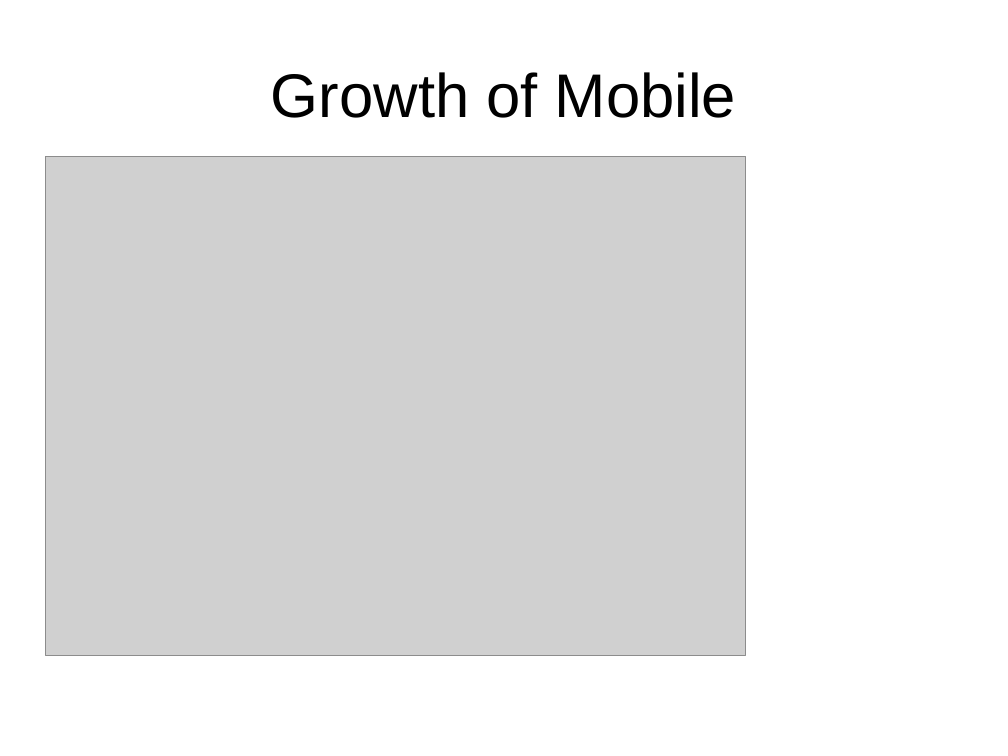
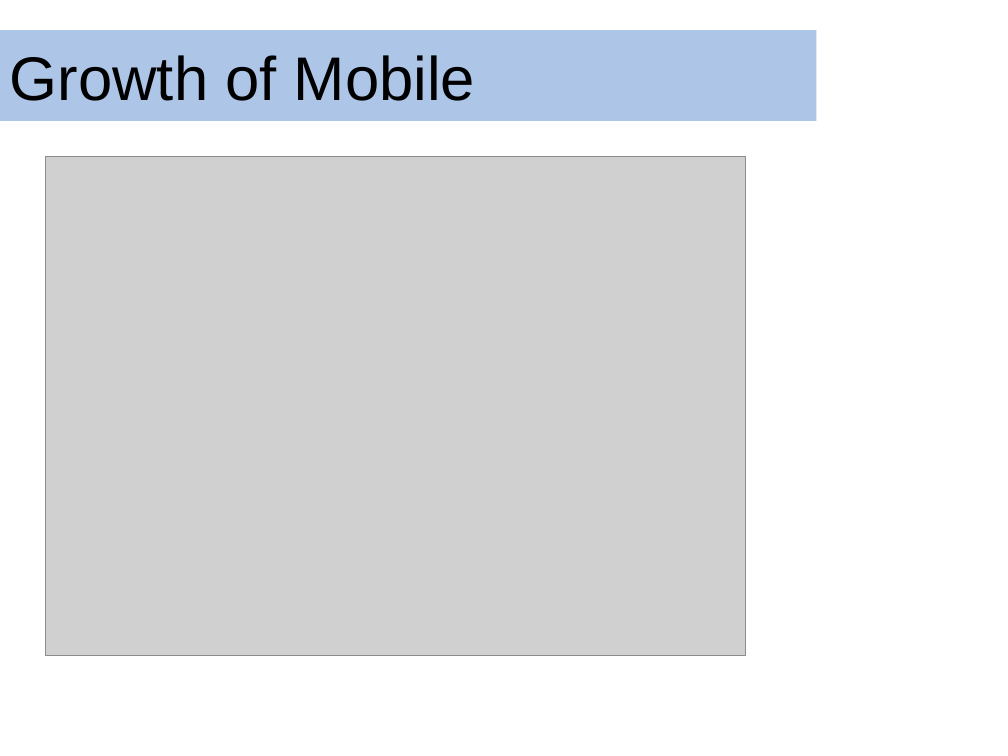
Before and after one commit to dmclayton/5g-security, a slide deck: slide 2 of ppt/5gakaPpt.pptx. Drawn at 1008x756 pixels with LibreOffice and Linux fonts; fonts in the diff are those of the drawing; grey boxes stand for pictures; background and template pictures are left out. Boxes give left, top, right and bottom in pixels: in the first picture for what was removed or moved away, otherwise in the second. Text is boxed around its words. In the diff, an @@ line names an element or a change of style, - is before the commit and + after.

```diff
--- a/ppt/5gakaPpt.pptx
+++ b/ppt/5gakaPpt.pptx
@@ rectangle "Growth of Mobile": place and size @@
-rectangle "Growth of Mobile" at box(271, 72, 736, 118)
+rectangle "Growth of Mobile" at box(0, 30, 816, 121)
@@ rectangle "Growth of Mobile" at box(0, 30, 816, 121): alignment centre to left; fill none to #ADC5E7 @@
```
Also in this commit, not shown: 12 other slides changed.
